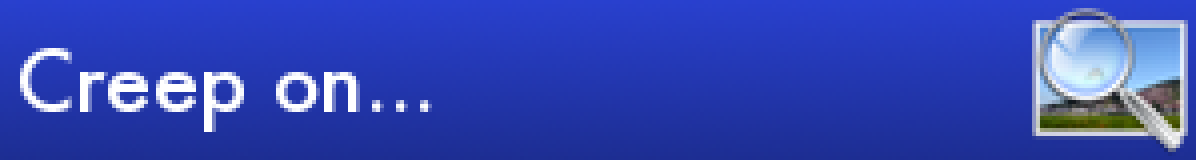
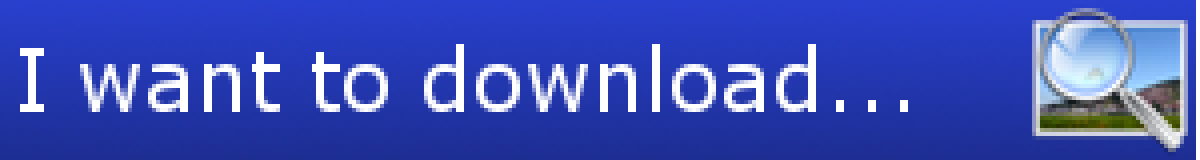
Two versions of the same layered image (1200 x 160). Layer-by-layer changes:
renamed "Creep on..." to "I want to download...", painted on it over <box>20,44,908,132</box>
